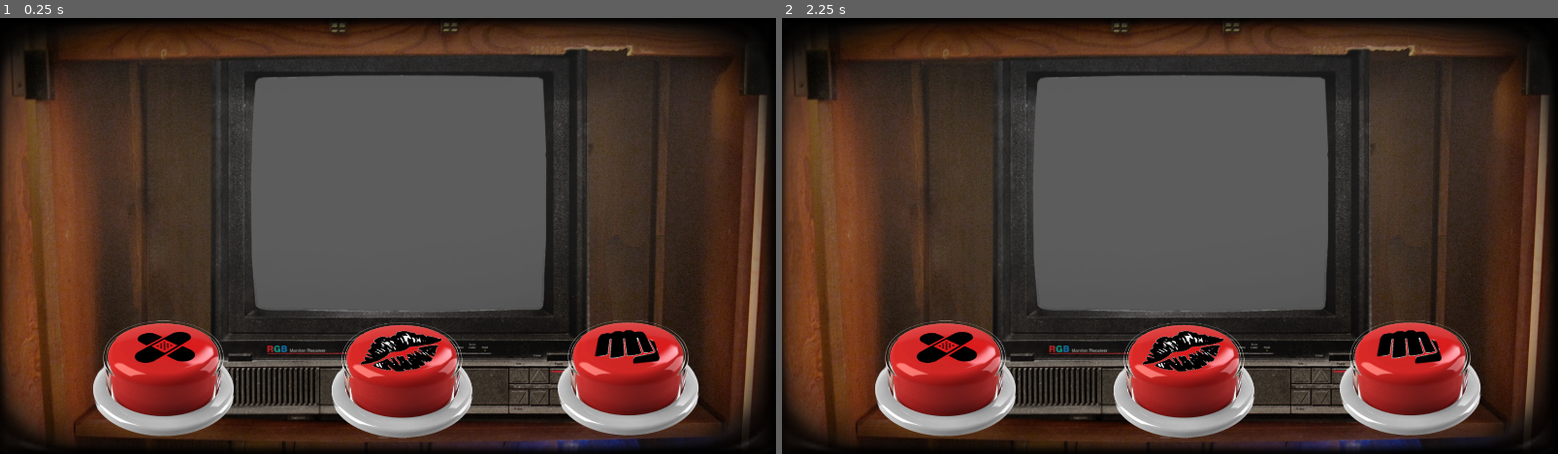
Above: before the commit, frames 1-2 (left to right).
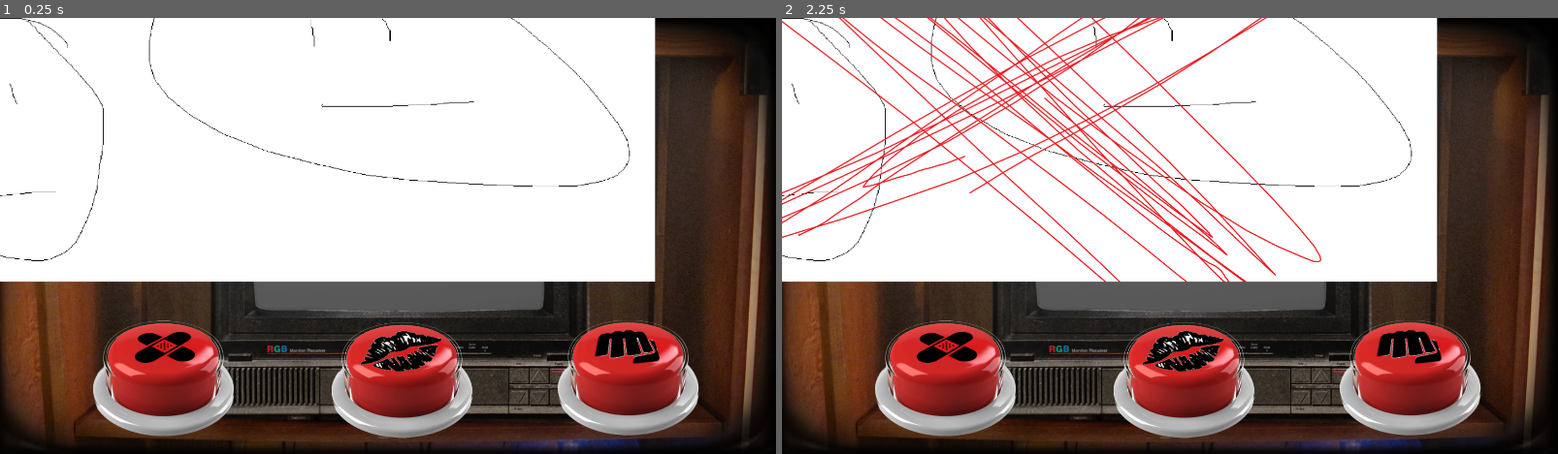
Above: after the commit, the same moments.

Repository: Rhevik/growup-mending
Game: Godot game, scene res://ui.tscn
Two runs of this game, one before a commit and one after it. Both use one fixed random seed, a clock stepped at 60 frames per second and the inputs below.
Inputs (mouse positions are in pixels of both pictures, inside the frame that each line leads up to):
- Up to frame 1 (0.25 s): no input
- Up to frame 2 (2.25 s): click (944, 379) at 0.5 s; click (1185, 379) at 1.25 s; click (1410, 375) at 2 s

The runs differ from the first frame. In frame 1, 51% of the frame differs, in the area x 0-85%, y 0-61%; in frame 2, 51%.
Error before the commit: Invalid assignment of property or key 'sprite_frames' with value of type 'SpriteFrames' on a base object of type 'Nil'. (res://ChallengeDirector/challenge_dire…

Commit message:
Added in feedback

Diff:
--- a/FlexTaper/ChallengeDirector/challenge_director.gd
+++ b/FlexTaper/ChallengeDirector/challenge_director.gd
@@ -7,6 +7,7 @@
 @export var successMusic: AudioStreamPlayer
 @export var failMusic: AudioStreamPlayer
 @export var tvSprite: AnimatedSprite2D
+@export var fixItImage: SpriteFrames
 var challenge: Challenge
 
 func StartChallenge(newChallenge):
@@ -14,28 +15,29 @@
 	await ChallengeIntro()
 	var answer = await ChallengeGame()
 	if(DidPlayerSucceedChallenge(answer)):
-		ChallengeOuttroSuccess();
+		await ChallengeOuttroSuccess();
 	else:
-		ChallengeOuttroFail();
+		await ChallengeOuttroFail();
+	print("Challenge End")
 
 func ChallengeIntro():
 	print("Intro")
 	introTimer = get_node("IntroTimer")
 	introTimer.start()
 	introMusic.play()
-
-	await introTimer.timeout
+	tvSprite.sprite_frames = challenge.damagedImage
 
 func ChallengeOuttroSuccess():
 	successMusic.play();
 	tvSprite.sprite_frames = challenge.repairedImage
-	await get_tree().create_timer(1.0).timeout
+	await get_tree().create_timer(2.0).timeout
 
 func ChallengeOuttroFail():
 	failMusic.play();
 	tvSprite.sprite_frames = challenge.failedImage
-	await get_tree().create_timer(1.0).timeout
-	return 0;
+	print("Challenge Fail")
+	await get_tree().create_timer(2.0).timeout
+	print("Challenge Fail End")
 
 func ChallengeGame() -> Challenge.AcceptedSolutions:
 	print("Game")
--- a/FlexTaper/ChallengeDirector/challenge_director.tscn
+++ b/FlexTaper/ChallengeDirector/challenge_director.tscn
@@ -1,9 +1,21 @@
-[gd_scene load_steps=5 format=3 uid="uid://cts82vqplkhxn"]
+[gd_scene load_steps=7 format=3 uid="uid://cts82vqplkhxn"]
 
 [ext_resource type="Script" uid="uid://cagflvtcnb2wr" path="res://ChallengeDirector/challenge_director.gd" id="1_valok"]
 [ext_resource type="AudioStream" uid="uid://dr857jjx2w7n4" path="res://Assets/Sound/FixIt.wav" id="2_nb0th"]
+[ext_resource type="Texture2D" uid="uid://dtymyxg4ccnn8" path="res://Tests/FixIt.png" id="2_ox2pi"]
 [ext_resource type="AudioStream" uid="uid://bj2o4d0ctu2h4" path="res://Assets/Sound/AwDangit.wav" id="3_ghvj2"]
 [ext_resource type="AudioStream" uid="uid://btktldulio5kn" path="res://Assets/Sound/Tremendous.wav" id="4_ox2pi"]
+
+[sub_resource type="SpriteFrames" id="SpriteFrames_nri7k"]
+animations = [{
+"frames": [{
+"duration": 1.0,
+"texture": ExtResource("2_ox2pi")
+}],
+"loop": true,
+"name": &"default",
+"speed": 5.0
+}]
 
 [node name="ChallengeDirector" type="Node" node_paths=PackedStringArray("introTimer", "challengeTimer", "introMusic", "successMusic", "failMusic")]
 script = ExtResource("1_valok")
@@ -12,11 +24,13 @@
 introMusic = NodePath("Fixit")
 successMusic = NodePath("Success")
 failMusic = NodePath("Fail")
+fixItImage = SubResource("SpriteFrames_nri7k")
 
 [node name="IntroTimer" type="Timer" parent="."]
 one_shot = true
 
 [node name="ChallengeTimer" type="Timer" parent="."]
+wait_time = 2.0
 one_shot = true
 
 [node name="Fixit" type="AudioStreamPlayer" parent="."]
--- a/FlexTaper/GameManager/GameManager.tscn
+++ b/FlexTaper/GameManager/GameManager.tscn
@@ -1,12 +1,16 @@
-[gd_scene load_steps=4 format=3 uid="uid://uqc7vo7b28q0"]
+[gd_scene load_steps=7 format=3 uid="uid://uqc7vo7b28q0"]
 
 [ext_resource type="Script" uid="uid://byyy6h84cnb7s" path="res://GameManager/game_manager.gd" id="1_p13vs"]
+[ext_resource type="Script" uid="uid://bukmyuebwoyh7" path="res://Challenges/challenge.gd" id="2_qmfre"]
 [ext_resource type="PackedScene" uid="uid://cts82vqplkhxn" path="res://ChallengeDirector/challenge_director.tscn" id="2_v4rul"]
+[ext_resource type="Resource" uid="uid://xftevqf358xg" path="res://Tests/ChallengeTest.tres" id="3_jhjwp"]
+[ext_resource type="Resource" uid="uid://bpcm8tx86dnrl" path="res://Tests/ChallengeTest_2.tres" id="4_hoh1d"]
 
 [sub_resource type="SpriteFrames" id="SpriteFrames_p13vs"]
 
 [node name="GameManager" type="Node" node_paths=PackedStringArray("Director")]
 script = ExtResource("1_p13vs")
+AllChallenges = Array[ExtResource("2_qmfre")]([ExtResource("3_jhjwp"), ExtResource("4_hoh1d")])
 Director = NodePath("ChallengeDirector")
 
 [node name="AnimatedSprite2D" type="AnimatedSprite2D" parent="."]
--- a/FlexTaper/GameManager/game_manager.gd
+++ b/FlexTaper/GameManager/game_manager.gd
@@ -27,4 +27,7 @@
 	attempt_solution(Challenge.AcceptedSolutions.TAPE)
 
 func run_challenge():
+	print ("running challenge")
 	await Director.StartChallenge(CurrentChallenge)
+	print ("ending challenge")
+	select_next_challenge()
--- a/FlexTaper/ui.tscn
+++ b/FlexTaper/ui.tscn
@@ -1,10 +1,9 @@
-[gd_scene load_steps=12 format=3 uid="uid://cmfsyjxq6uh86"]
+[gd_scene load_steps=11 format=3 uid="uid://cmfsyjxq6uh86"]
 
 [ext_resource type="PackedScene" uid="uid://uqc7vo7b28q0" path="res://GameManager/GameManager.tscn" id="1_fyqef"]
 [ext_resource type="Texture2D" uid="uid://dnj252uwsuygs" path="res://Assets/UI/Flextape_UI.png" id="1_ibotj"]
 [ext_resource type="Script" uid="uid://bukmyuebwoyh7" path="res://Challenges/challenge.gd" id="2_nltto"]
 [ext_resource type="Resource" uid="uid://xftevqf358xg" path="res://Tests/ChallengeTest.tres" id="3_ibotj"]
-[ext_resource type="Resource" uid="uid://bpcm8tx86dnrl" path="res://Tests/ChallengeTest_2.tres" id="4_n5ude"]
 [ext_resource type="Texture2D" uid="uid://bel5g0w63rwrq" path="res://Assets/UI/unpressed_tape.png" id="6_e2l4f"]
 [ext_resource type="Texture2D" uid="uid://p8tqar06ajck" path="res://Assets/UI/pressed_tape.png" id="7_n5rqp"]
 [ext_resource type="Texture2D" uid="uid://dd3808dck2nl7" path="res://Assets/UI/unpressed_kiss.png" id="8_gs482"]
@@ -27,7 +26,10 @@
 [node name="TelevisionAnimation" type="AnimatedSprite2D" parent="MainScreen/BoxContainer"]
 
 [node name="GameManager" parent="." instance=ExtResource("1_fyqef")]
-AllChallenges = Array[ExtResource("2_nltto")]([ExtResource("3_ibotj"), ExtResource("4_n5ude")])
+AllChallenges = Array[ExtResource("2_nltto")]([ExtResource("3_ibotj")])
+
+[node name="ChallengeDirector" parent="GameManager" index="1" node_paths=PackedStringArray("tvSprite")]
+tvSprite = NodePath("../../MainScreen/BoxContainer/TelevisionAnimation")
 
 [node name="ActionButtons" type="Node" parent="."]
 
Binary file added: FlexTaper/Tests/FixIt.png
Not shown, added: FlexTaper/Tests/FixIt.png.import
Not shown, added: FlexTaper/Tests/FixIt.png3754998967.tmp
Not shown, added: FlexTaper/Tests/FixIt.png3775336044.tmp
